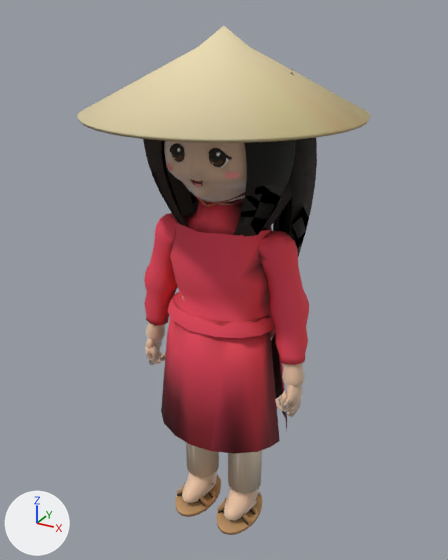
Before and after pictures for a commit that changed the glTF model models/villager-mai.glb.
Before and after are seen from a 50 mm lens placed at (1.005, -1.822, 1.936), pointed at (-0.014, 0.03, 1.01). The lights are fixed; the arrows at lower left show +X, +Y and +Z. The older version comes first. Vertices at exactly the same position are counted once.
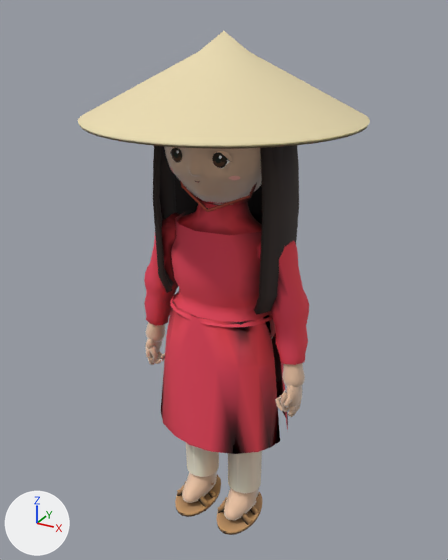
Edits to the scene script, one JSON object a line:
```json
{"block": "me_mesh_0", "where": "# used by ob_mesh_0; location = (0.0, 0.0, 0.0)"}
{"op": "remove", "block": "me_mesh_0", "code": "me_mesh_0.from_pydata(...)  # 5354 vertices, 10504 faces; spans x -0.34..0.36, y -0.21..0.22, z 0.0..1.78"}
{"op": "add", "block": "me_mesh_0", "code": "me_mesh_0.from_pydata(...)  # 5361 vertices, 10504 faces; spans x -0.34..0.36, y -0.22..0.22, z 0.0..1.78"}
{"block": "me_mesh_0", "change": "me_mesh_0 part 1: 251 vertices moved from x -0.31..0.28, y -0.21..0.21, z 0.42..1.76 to x -0.31..0.28, y -0.2..0.2, z 0.42..1.76; 559 vertices removed from x -0.28..0.28, y -0.21..0.21, z 0.42..1.78; 567 vertices added at x -0.28..0.28, y -0.2..0.21, z 0.42..1.78"}
{"block": "me_mesh_0", "change": "me_mesh_0 part 2: 1897 kept faces spanning x -0.34..0.36, y -0.22..0.22, z 0.0..1.69 get new vertex colours"}
{"block": "me_mesh_0", "change": "other edits to the shape of me_mesh_0 do not show in these pictures"}
{"block": "me_mesh_2", "where": "# used by ob_mesh_2; location = (0.0, 0.0, 0.0)"}
{"op": "remove", "block": "me_mesh_2", "code": "me_mesh_2.from_pydata(...)  # 1622 vertices, 2760 faces; spans x -0.302..0.311, y -0.201..0.313, z 0.811..1.794"}
{"op": "add", "block": "me_mesh_2", "code": "me_mesh_2.from_pydata(...)  # 2508 vertices, 5000 faces; spans x -0.263..0.263, y -0.221..0.242, z 0.97..1.78"}
{"block": "me_mesh_2", "change": "me_mesh_2 part 3: the loose piece of 60 vertices spanning x -0.112..0.14, y -0.15..0.274, z 0.89..1.622 is rebuilt with 410 vertices and now spans x -0.263..0.263, y -0.115..0.226, z 0.97..1.565"}
{"block": "me_mesh_2", "change": "me_mesh_2 part 4: a new loose piece of 48 vertices spanning x -0.248..-0.177, y -0.086..0.038, z 1.231..1.566, in mat_cloth_hair"}
{"block": "me_mesh_2", "change": "me_mesh_2 part 5: 805 vertices removed from x -0.302..0.311, y -0.143..0.313, z 0.811..1.755"}
{"block": "me_mesh_2", "change": "other edits to the shape of me_mesh_2 do not show in these pictures"}
{"block": "me_mesh_4", "where": "# used by ob_mesh_4; location = (0.0, 0.0, 0.0)"}
{"op": "remove", "block": "me_mesh_4", "code": "me_mesh_4.from_pydata(...)  # 194 vertices, 352 faces; spans x -0.469..0.469, y -0.464..0.473, z 1.327..1.885"}
{"op": "add", "block": "me_mesh_4", "code": "me_mesh_4.from_pydata(...)  # 194 vertices, 352 faces; spans x -0.469..0.469, y -0.464..0.473, z 1.312..1.87"}
{"block": "me_mesh_4", "change": "me_mesh_4 part 6: the loose piece of 24 vertices spanning x -0.21..0.003, y -0.113..0.01, z 1.327..1.611 is moved by (0.0, 0.0, -0.015)"}
{"block": "me_mesh_4", "change": "me_mesh_4 part 7: the loose piece of 24 vertices spanning x -0.003..0.21, y -0.113..0.01, z 1.327..1.611 is moved by (0.0, 0.0, -0.015)"}
{"block": "me_mesh_4", "change": "me_mesh_4 part 8: the loose piece of 146 vertices spanning x -0.469..0.469, y -0.464..0.473, z 1.614..1.885 is moved by (0.0, 0.0, -0.015)"}
```

Pixel boxes (x1, y1, x2, y2) of what changed, in the pictures (448 x 560 px; the box of a moved part takes in the faces that stretch with it):
```json
{"object": "Mesh_0", "change": "reshaped", "before": [144, 141, 309, 535], "after": [144, 146, 309, 535]}
{"object": "Mesh_4", "change": "reshaped", "before": [77, 26, 370, 208], "after": [78, 31, 370, 212]}
{"object": "Mesh_2", "change": "reshaped", "before": [143, 69, 317, 257], "after": [153, 145, 299, 315], "on screen": "16% narrower, 10% shorter"}
{"part": 1, "of": "me_mesh_0", "change": "moved or reshaped", "before": [161, 141, 289, 454], "after": [161, 146, 289, 454]}
{"part": 2, "of": "me_mesh_0", "change": "recoloured", "before": [146, 182, 305, 535], "after": [146, 182, 305, 535]}
{"part": 3, "of": "me_mesh_2", "change": "rebuilt", "after": [153, 145, 299, 315], "on screen": "not visible before"}
{"part": 4, "of": "me_mesh_2", "change": "added", "after": [159, 146, 176, 219]}
{"part": 5, "of": "me_mesh_2", "change": "deleted", "before": [143, 69, 317, 257]}
{"part": 6, "of": "me_mesh_4", "change": "moved or reshaped", "before": [181, 182, 208, 208], "after": [181, 182, 208, 212]}
{"part": 7, "of": "me_mesh_4", "change": "moved or reshaped", "before": [207, 192, 245, 208], "after": [207, 183, 257, 212]}
{"part": 8, "of": "me_mesh_4", "change": "moved or reshaped", "before": [77, 26, 370, 143], "after": [78, 31, 370, 149]}
```
